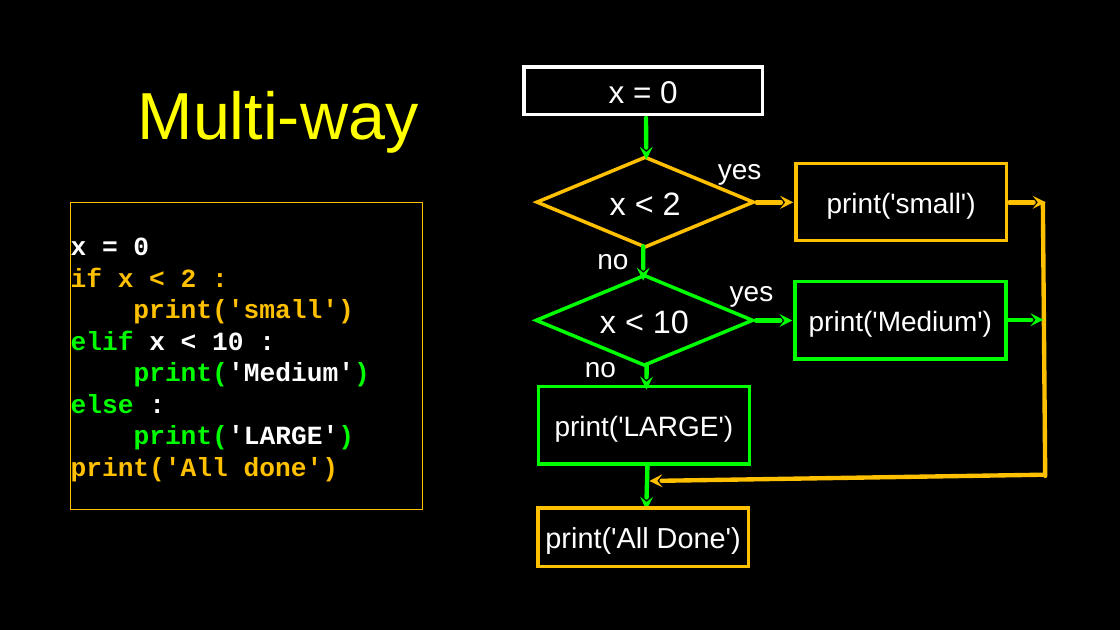
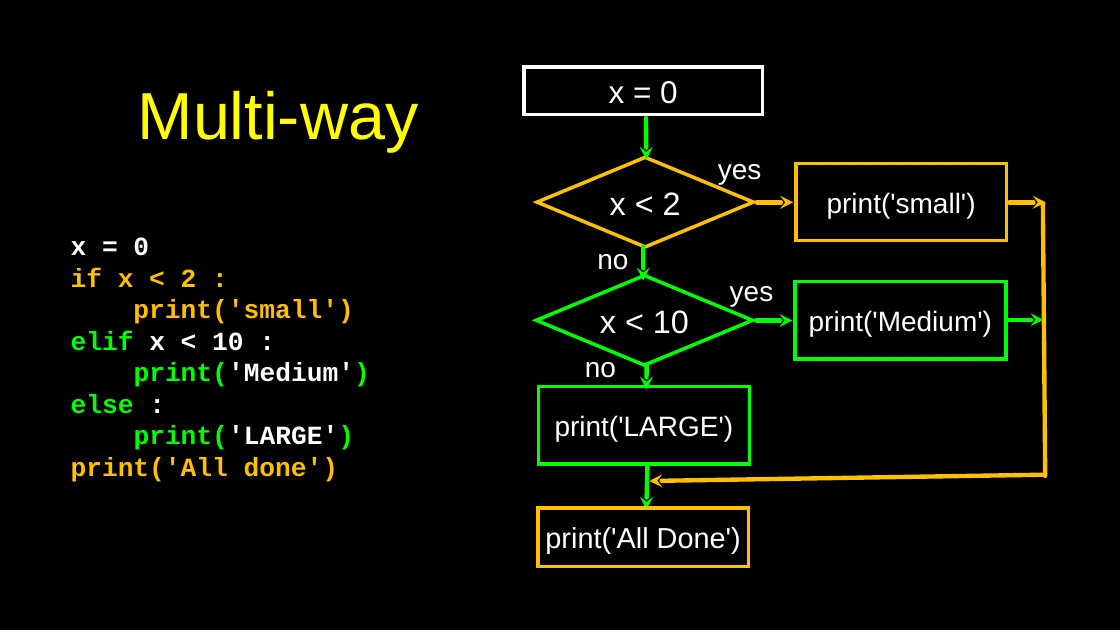
Before and after one commit to csev/py4e, a slide deck: slide 17 of lectures3/Pythonlearn-03-Conditional.pptx (slide 16 before the commit). Drawn at 1120x630 pixels with LibreOffice and Linux fonts; fonts in the diff are those of the drawing. Boxes give left, top, right and bottom in pixels: in the first picture for what was removed or moved away, otherwise in the second. Text is boxed around its words. In the diff, an @@ line names an element or a change of style, - is before the commit and + after.

```diff
--- a/lectures3/Pythonlearn-03-Conditional.pptx
+++ b/lectures3/Pythonlearn-03-Conditional.pptx
@@ text "x = 0": place and size @@
-text "x = 0" at (71,202,422,510)
+text "x = 0" at (71,237,370,482)
@@ text "x = 0" at (71,237,370,482): outline #FFC000 0.75 pt to none @@
```
Also in this commit, not shown: 2 other slides changed, 1 slide added, 14 other files.
